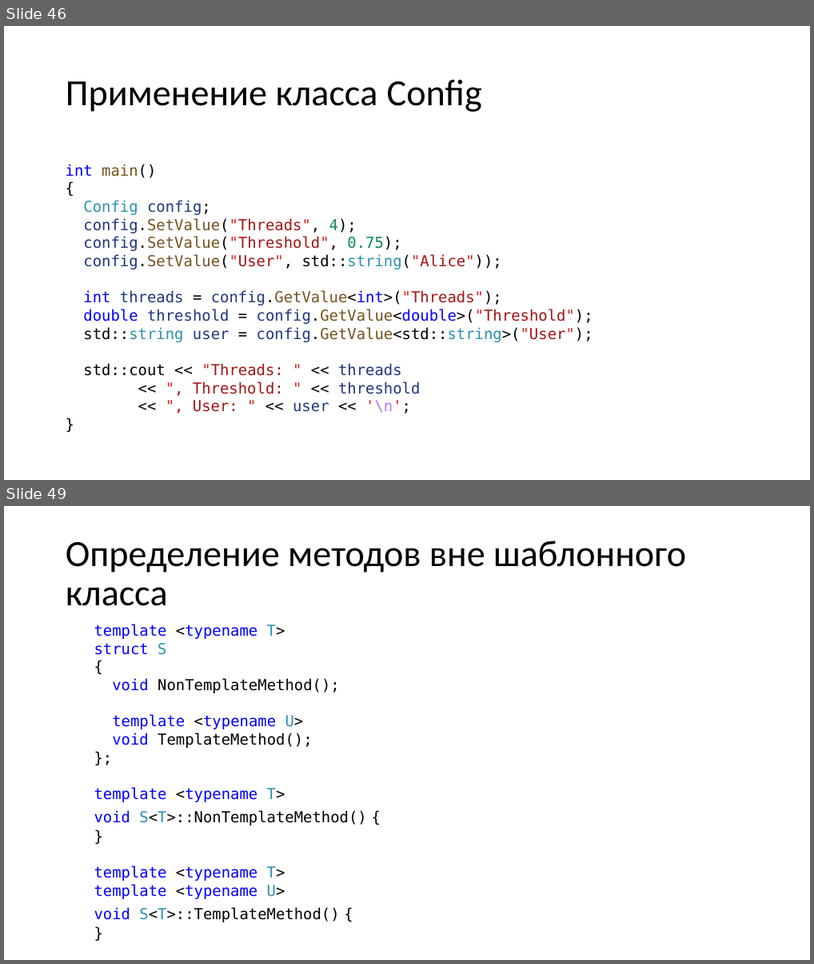
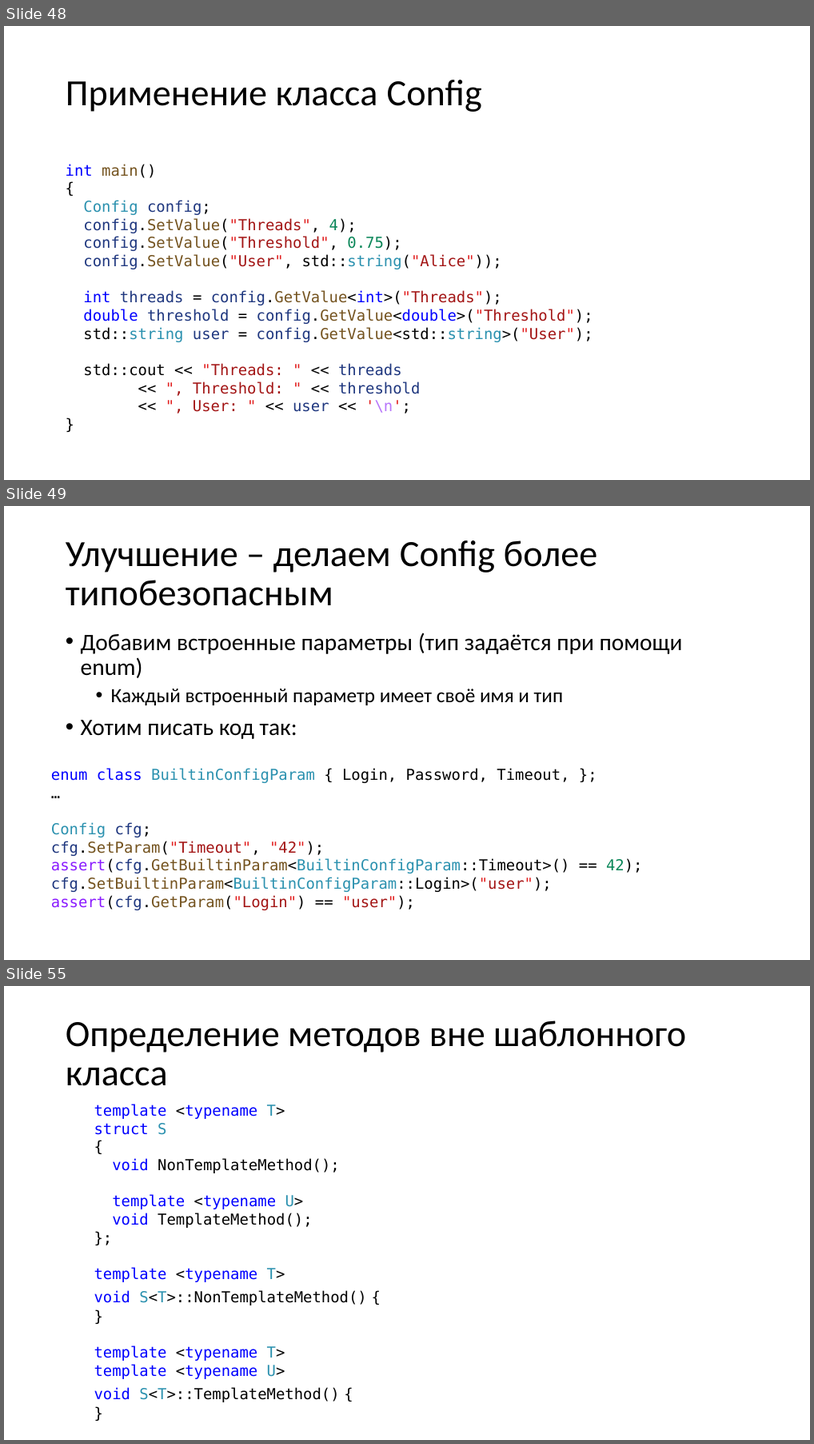
Before and after one commit to alexey-malov/oop, a slide deck: lectures/06/Обобщенное программирование, шаблоны.pptx. Shown one above the other, each under a label of ours: slides 46 and 49 before the commit, slides 48, 49 and 55 after it; the slides between them are not shown. The pictures are 814x964 and 814x1444 pixels, drawn with LibreOffice and Linux fonts; fonts in the diff are those of the drawing. Boxes give left, top, right and bottom in pixels: in the first picture for what was removed or moved away, otherwise in the second. Text is boxed around its words. In the diff, an @@ line names an element or a change of style, - is before the commit and + after.

```diff
--- a/lectures/06/Обобщенное программирование, шаблоны.pptx
+++ b/lectures/06/Обобщенное программирование, шаблоны.pptx
@@ slide 49 added at bbox=[4, 506, 810, 960], background #FFFFFF @@
@@ title added at bbox=[66, 540, 598, 606], 44 pt, text #000000 @@
+Улучшение – делаем Config более типобезопасным
@@ text added at bbox=[81, 632, 683, 739], 28 pt, text #000000 @@
+• Добавим встроенные параметры (тип задаётся при помощи enum)
+  • Каждый встроенный параметр имеет своё имя и тип
+• Хотим писать код так:
@@ text added at bbox=[51, 768, 643, 910], 18 pt, text #000000 @@
+enum class BuiltinConfigParam { Login, Password, Timeout, };
+…
+Config cfg;
+cfg.SetParam("Timeout", "42");
+assert(cfg.GetBuiltinParam<BuiltinConfigParam::Timeout>() == 42);
+cfg.SetBuiltinParam<BuiltinConfigParam::Login>("user");
+assert(cfg.GetParam("Login") == "user");
@@ what was slide 46 is now slide 48 @@
@@ what was slide 49 is now slide 55 @@
```
Also in this commit, not shown: 15 other slides added, 6 slides removed, 12 other files.
